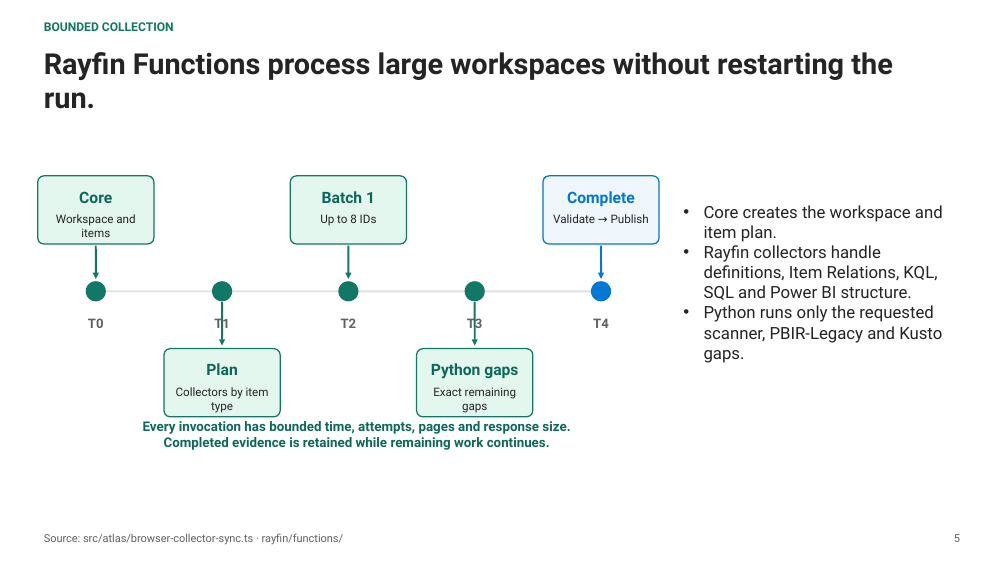
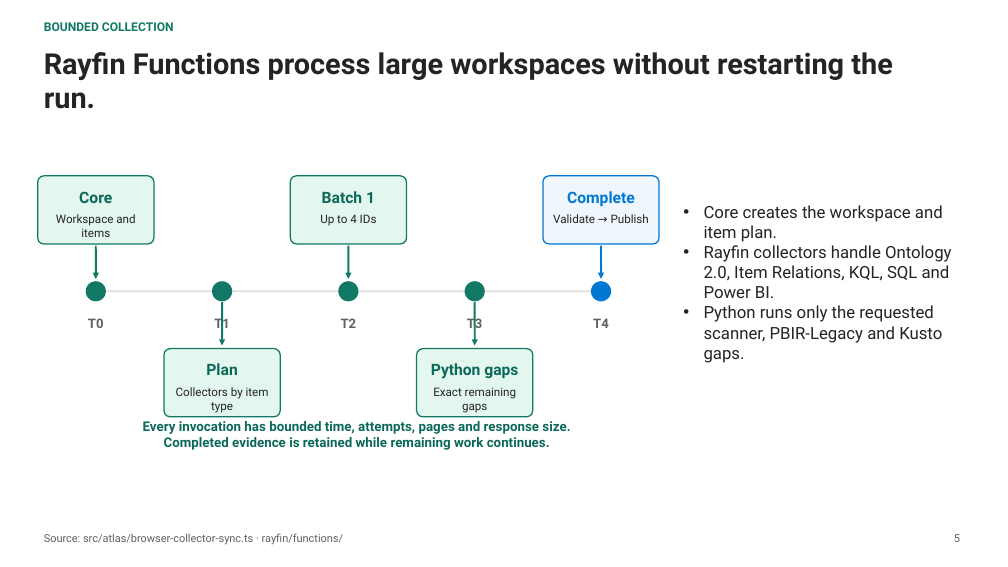
Before and after one commit to fredgis/FabricAtlas, a slide deck: slide 6 of prez/Fabric-Atlas-Dev-Architecture.pptx (slide 5 before the commit). Drawn at 1008x567 pixels with LibreOffice and Linux fonts; fonts in the diff are those of the drawing. Boxes give left, top, right and bottom in pixels: in the first picture for what was removed or moved away, otherwise in the second. Text is boxed around its words. In the diff, an @@ line names an element or a change of style, - is before the commit and + after.

```diff
--- a/prez/Fabric-Atlas-Dev-Architecture.pptx
+++ b/prez/Fabric-Atlas-Dev-Architecture.pptx
@@ text at box(320, 214, 377, 226): text changed @@
-Up to 8 IDs
+Up to 4 IDs
@@ text at box(704, 245, 952, 298): text changed @@
-• Rayfin collectors handle definitions, Item Relations, KQL, SQL and Power BI structure.
+• Rayfin collectors handle Ontology 2.0, Item Relations, KQL, SQL and Power BI.
```
Also in this commit, not shown: 5 other slides changed, 1 slide added, 32 other files.
